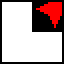
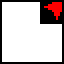
The second 64 × 64 image is a revision of the first. Changes to its layers:
added layer "Pasted Layer" above "moved" over (32, 2, 62, 32)
